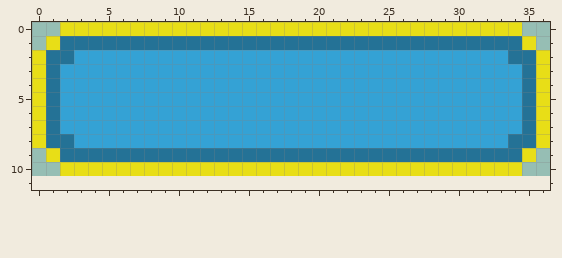
Two versions of one pixel-art file, asset_source/button.aseprite. Above: the version before the commit.
37x11 pixels, 1 frame. The old version is drawn lined up with the new one, on the new canvas.
Once edited:
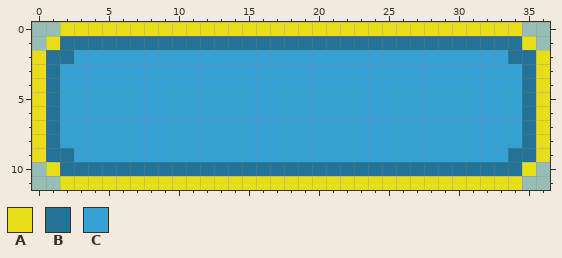
Palette (. is transparent): A #e8de17  B #247296  C #34a2d5
Diff:
canvas 37x11 -> 37x12
There is now colour A in row 9 at x 0 and 36; in row 10 at x 1 and 35; in row 11 at x 2 to 34.
The edit turns colour A into colour B in row 9 at x 1 and 35; in row 10 at x 2 to 34.
The edit turns colour B into colour C in row 8 at x 2 and 34; in row 9 at x 3 to 33.
Pixel boxes of the changes (left, top, right, bottom) in both pictures:
changed: (32, 134, 550, 190)
